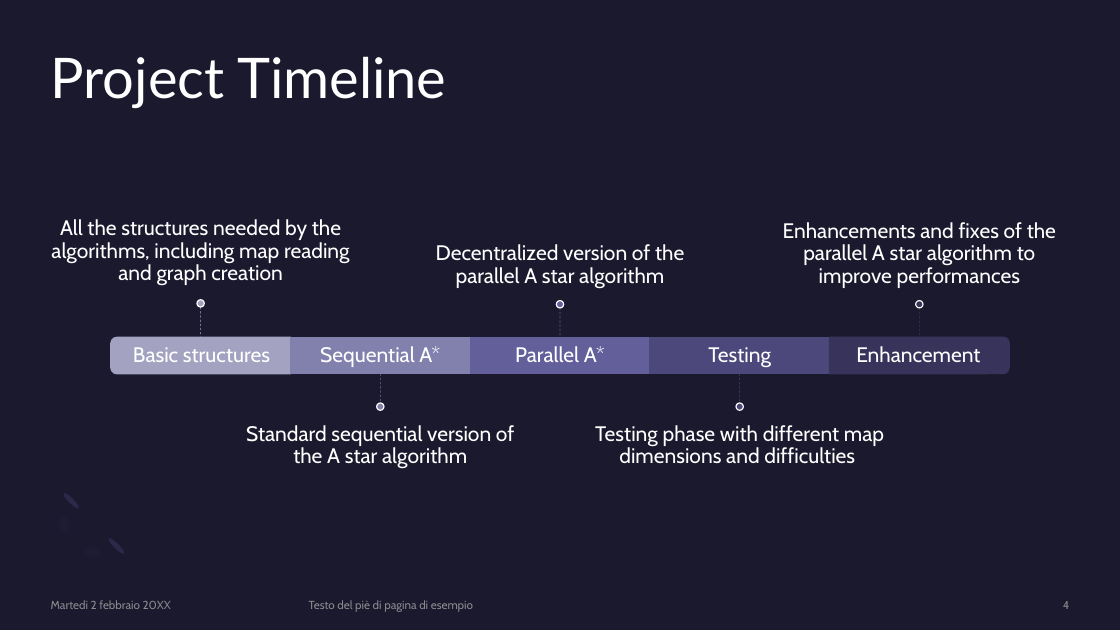
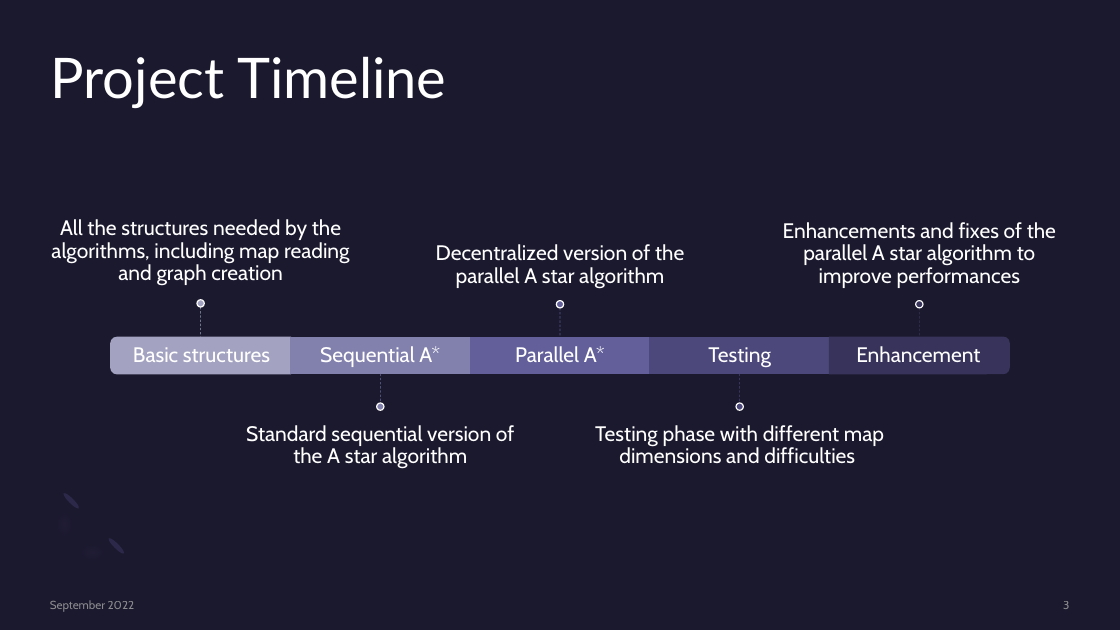
Before and after one commit to Salvo-kun/a-star, a slide deck: slide 3 of presentation/astar_slides.pptx (slide 4 before the commit). Drawn at 1120x630 pixels with LibreOffice and Linux fonts; fonts in the diff are those of the drawing. Boxes give left, top, right and bottom in pixels: in the first picture for what was removed or moved away, otherwise in the second. Text is boxed around its words. In the diff, an @@ line names an element or a change of style, - is before the commit and + after.

```diff
--- a/presentation/astar_slides.pptx
+++ b/presentation/astar_slides.pptx
@@ text at (x1=50, y1=600, x2=135, y2=612): text changed @@
-Martedì 2 febbraio 20XX
+September 2022
@@ text removed at (x1=309, y1=600, x2=473, y2=612) @@
-Testo del piè di pagina di esempio
@@ page number at (x1=1063, y1=601, x2=1069, y2=609): text changed @@
-4
+3
```
Also in this commit, not shown: 24 other slides changed, 6 slides added, 5 slides removed, 3 other files.
